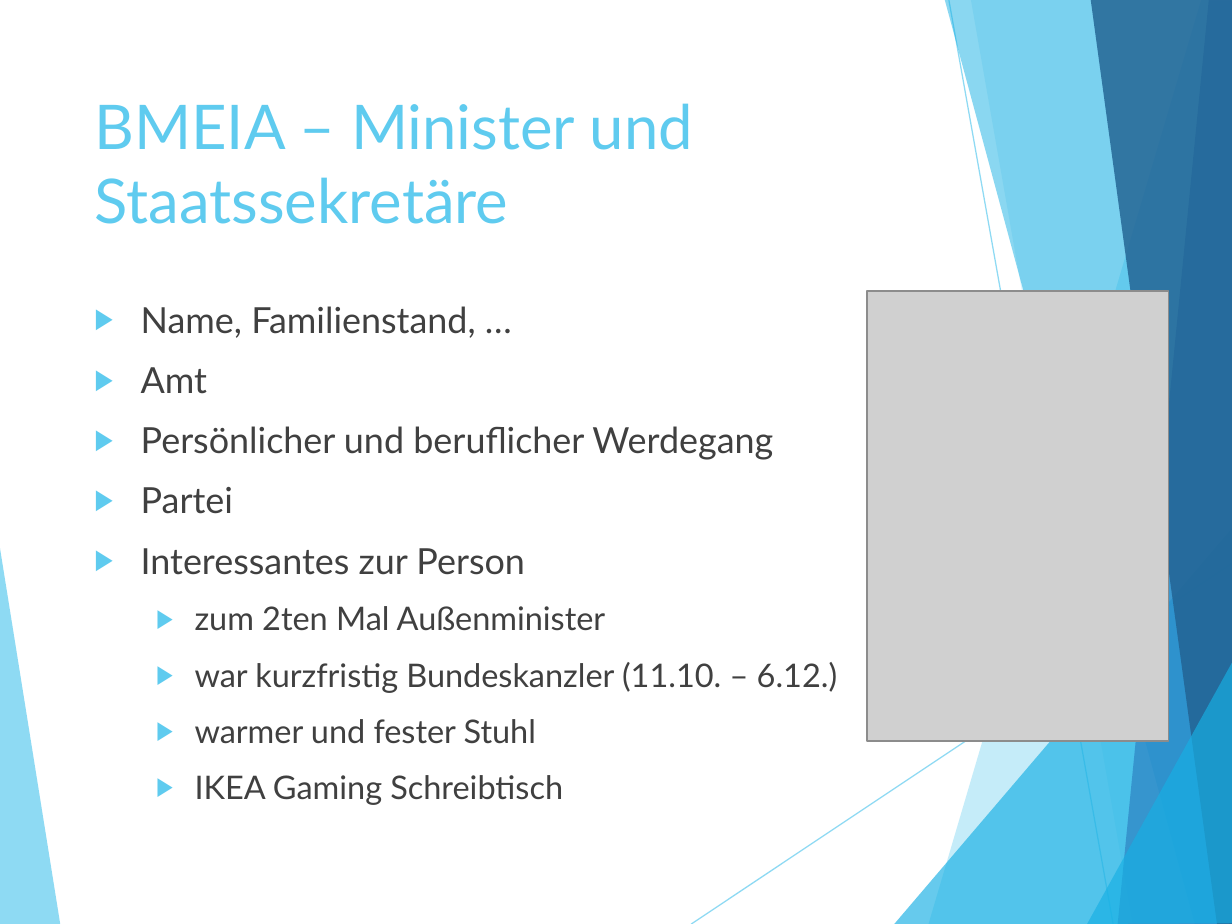
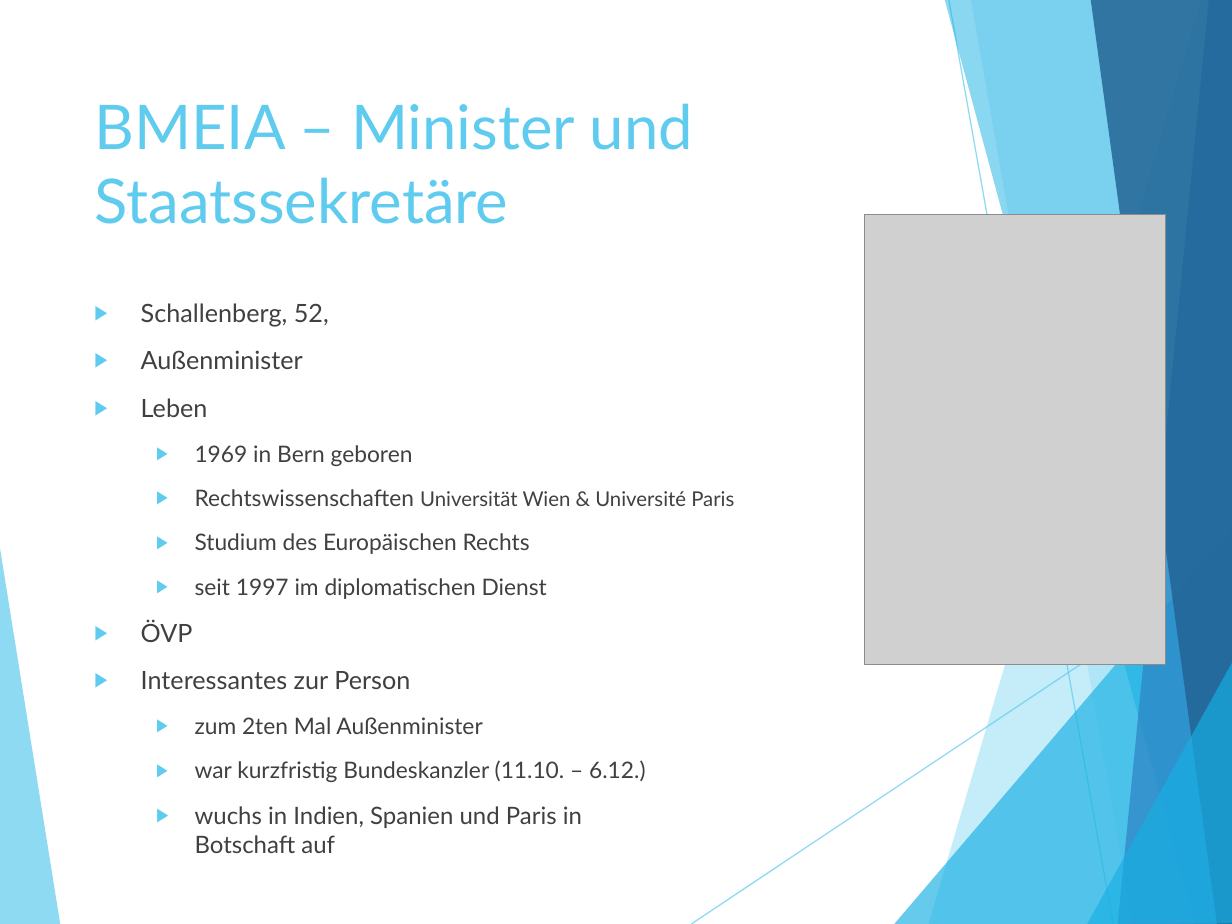
Before and after one commit to itsthistim/Berufsschule, a slide deck: slide 6 of Y3/PB/3.11_Vorlage Präsentation Bundesministerien.pptx. Drawn at 1232x924 pixels with LibreOffice and Linux fonts; fonts in the diff are those of the drawing; grey boxes stand for pictures. Boxes give left, top, right and bottom in pixels: in the first picture for what was removed or moved away, otherwise in the second. Text is boxed around its words. In the diff, an @@ line names an element or a change of style, - is before the commit and + after.

```diff
--- a/Y3/PB/3.11_Vorlage Präsentation Bundesministerien.pptx
+++ b/Y3/PB/3.11_Vorlage Präsentation Bundesministerien.pptx
@@ picture: place and size @@
-picture at <box>867,291,1169,740</box>
+picture at <box>864,214,1165,664</box>
@@ text at <box>141,303,734,642</box>: text changed; size 21 to 13.3 pt @@
-▶ Name, Familienstand, …
-▶ Amt
-▶ Persönlicher und beruflicher Werdegang
-▶ Partei
+▶ Schallenberg, 52,
+▶ Außenminister
+▶ Leben
+  ▶ 1969 in Bern geboren
+  ▶ Rechtswissenschaften Universität Wien & Université Paris
+  ▶ Studium des Europäischen Rechts
+  ▶ seit 1997 im diplomatischen Dienst
+▶ ÖVP
@@ text at <box>141,671,645,782</box>: size 21 to 14.7 pt in "Interessantes zur Person"; size 19 to 13.3 pt in "zum 2ten Mal Außenminister", "war kurzfristig Bundeskanzler (11.10. – 6.12.)" @@
@@ text at <box>195,806,582,828</box>: text changed; size 19 to 14 pt @@
-  ▶ warmer und fester Stuhl
-  ▶ IKEA Gaming Schreibtisch
+  ▶ wuchs in Indien, Spanien und Paris in
+    Botschaft auf
```
Also in this commit, not shown: 2 other slides changed, 5 slides added, 9 other files.
